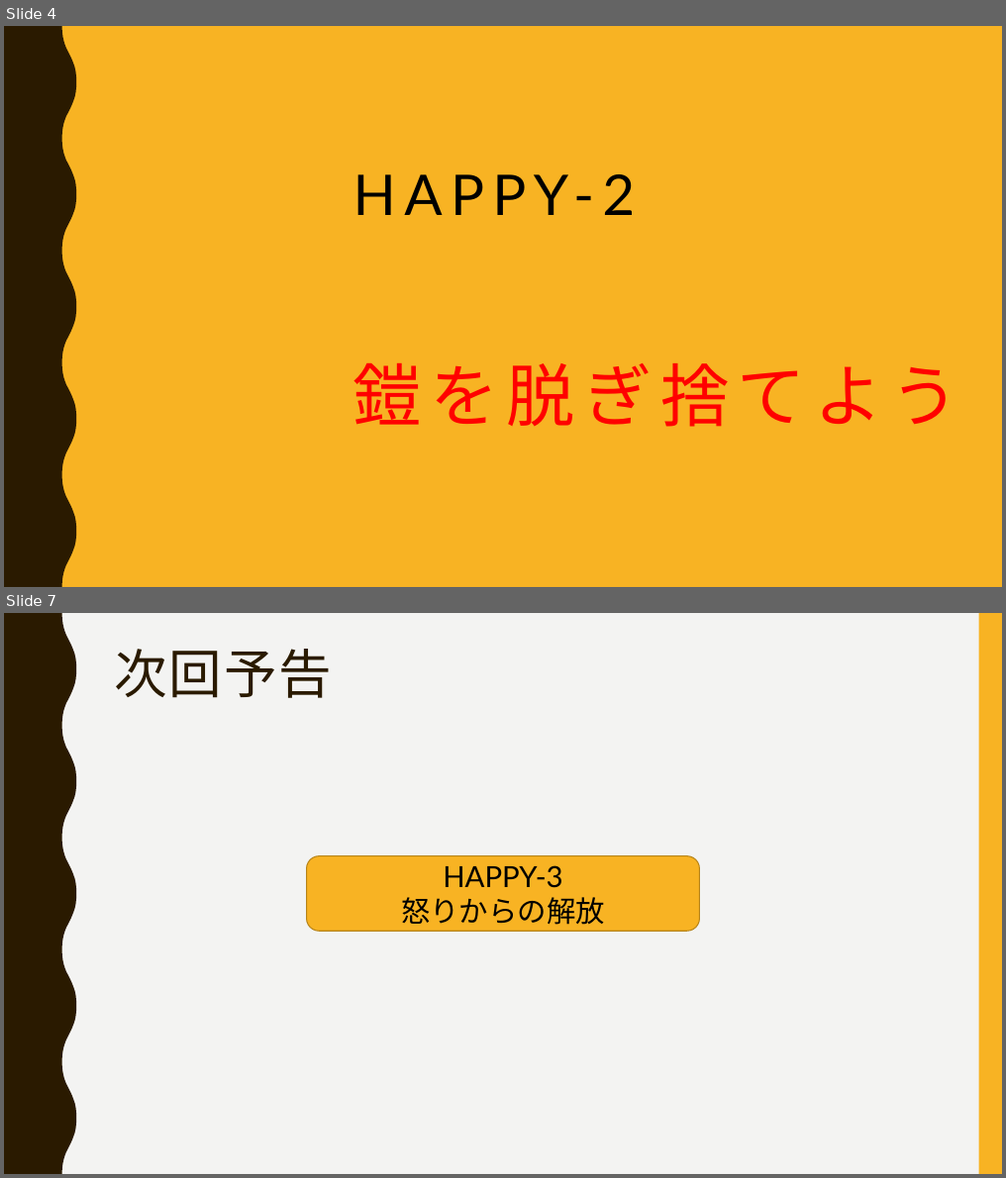
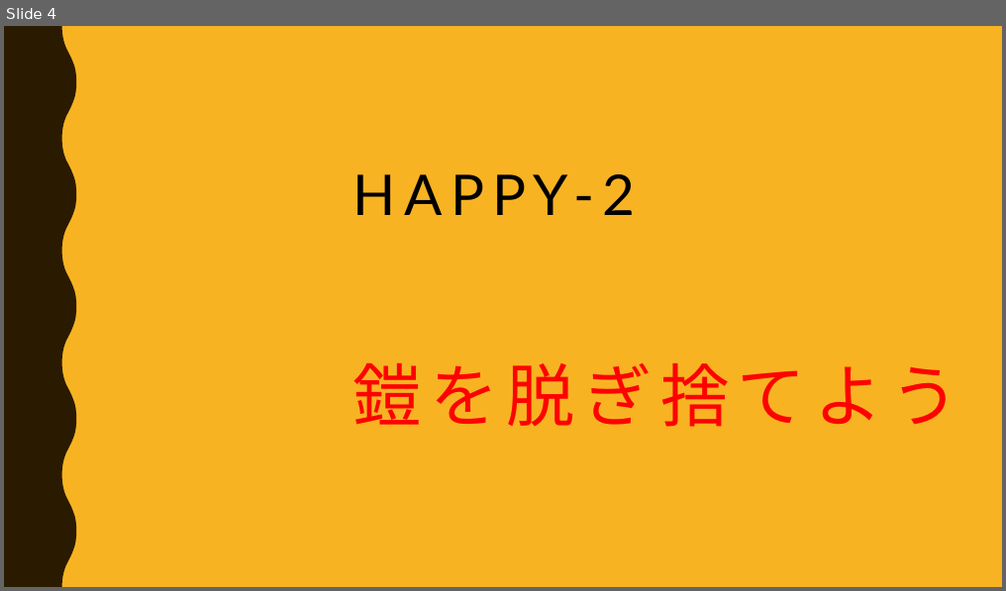
Before and after one commit to ssa-study/documents, a slide deck: HappyEngineer_part2.pptx. Shown one above the other, each under a label of ours: slides 4 and 7 before the commit, slide 4 after it; the slides between them are not shown. The pictures are 1006x1178 and 1006x591 pixels, drawn with LibreOffice and Linux fonts; fonts in the diff are those of the drawing. Boxes give left, top, right and bottom in pixels: in the first picture for what was removed or moved away, otherwise in the second. Text is boxed around its words. In the diff, an @@ line names an element or a change of style, - is before the commit and + after.

Commit message:
make happy engineer part2 and part3

```diff
--- a/HappyEngineer_part2.pptx
+++ b/HappyEngineer_part2.pptx
@@ slide 7 removed at (4, 613, 1002, 1174), background #F3F3F2; not listed: 2 template elements that a slide beside it also shows @@
@@ title removed at (114, 649, 332, 698) @@
-次回予告
@@ rounded rectangle removed at (307, 857, 699, 931) @@
-HAPPY-3
-怒りからの解放
```
Also in this commit, not shown: 4 slides changed, 5 slides added, 1 other file.
